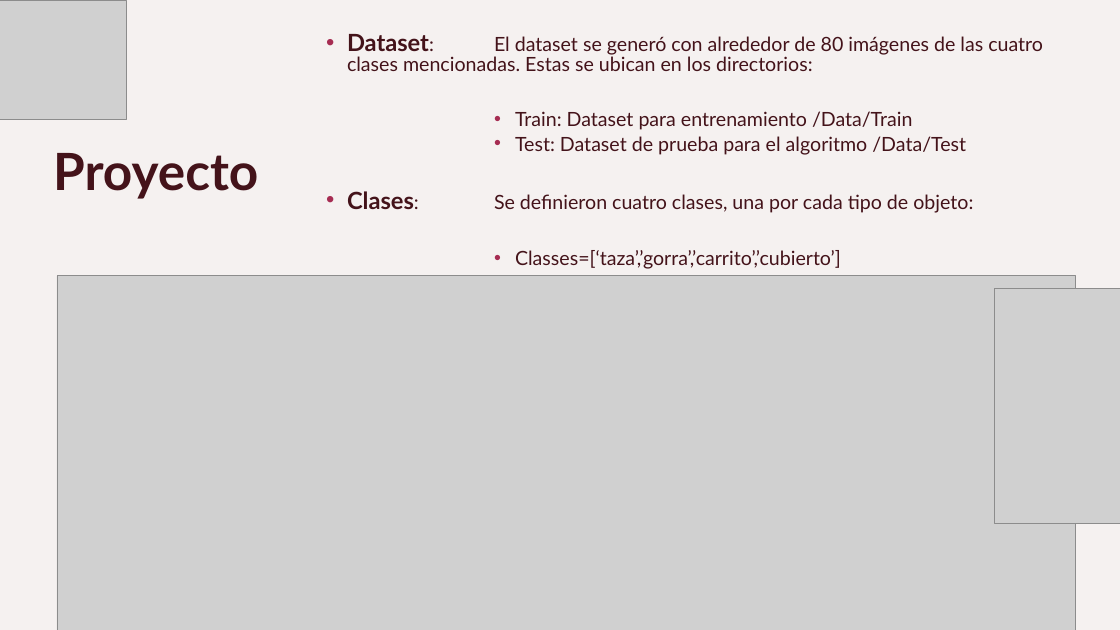
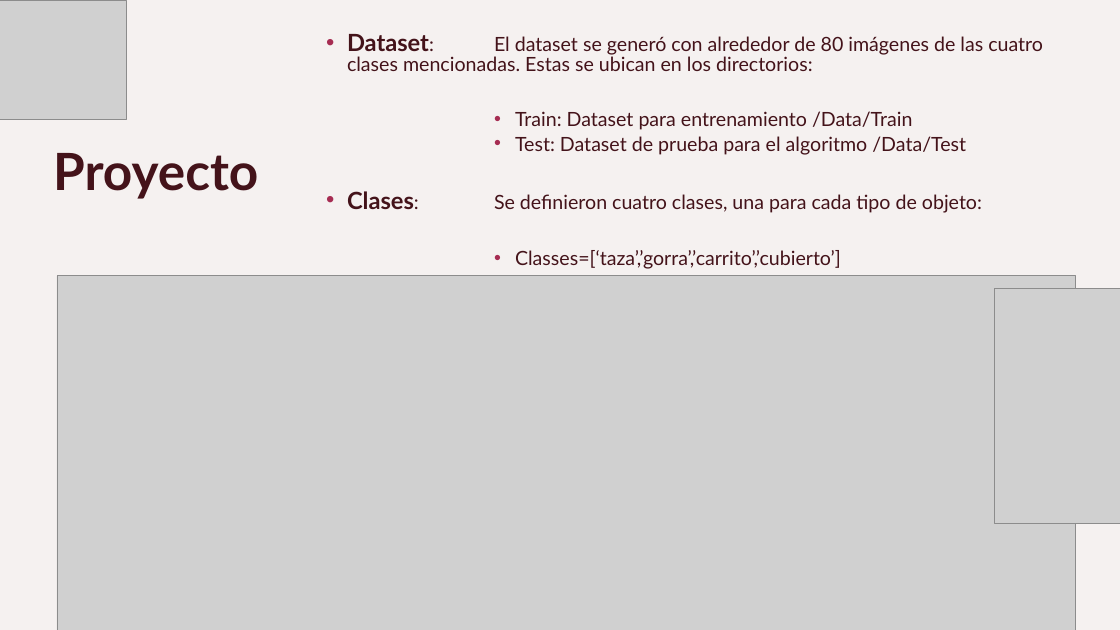
Before and after one commit to gbetanzos/objetos_ia, a slide deck: slide 9 of Presentación_proyecto.pptx. Drawn at 1120x630 pixels with LibreOffice and Linux fonts; fonts in the diff are those of the drawing; grey boxes stand for pictures; background and template pictures are left out. Boxes give left, top, right and bottom in pixels: in the first picture for what was removed or moved away, otherwise in the second. Text is boxed around its words. In the diff, an @@ line names an element or a change of style, - is before the commit and + after.

```diff
--- a/Presentación_proyecto.pptx
+++ b/Presentación_proyecto.pptx
@@ text at <box>347,191,982,213</box>: text changed @@
-• Clases: Se definieron cuatro clases, una por cada tipo de objeto:
+• Clases: Se definieron cuatro clases, una para cada tipo de objeto:
```
Also in this commit, not shown: 1 other slide changed.
